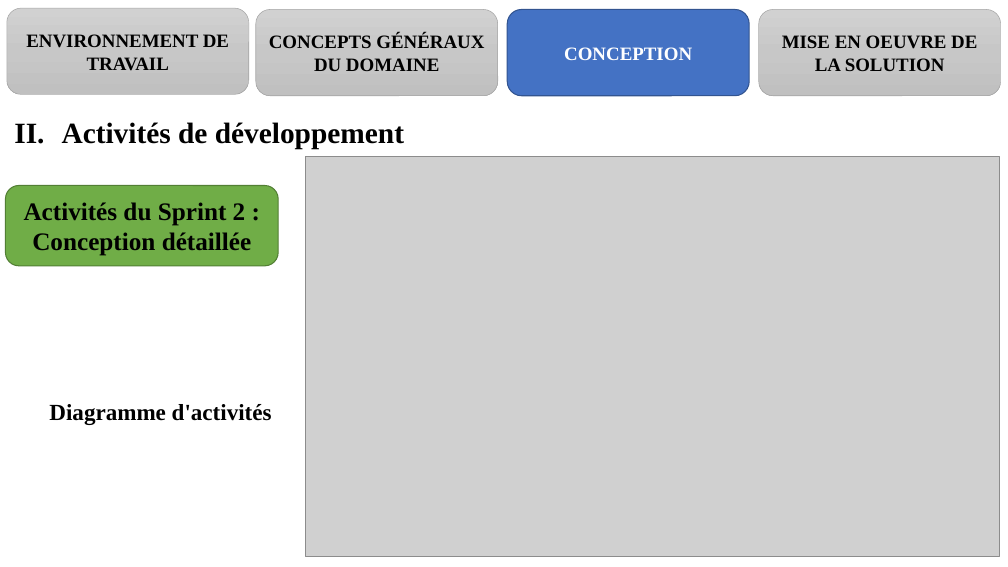
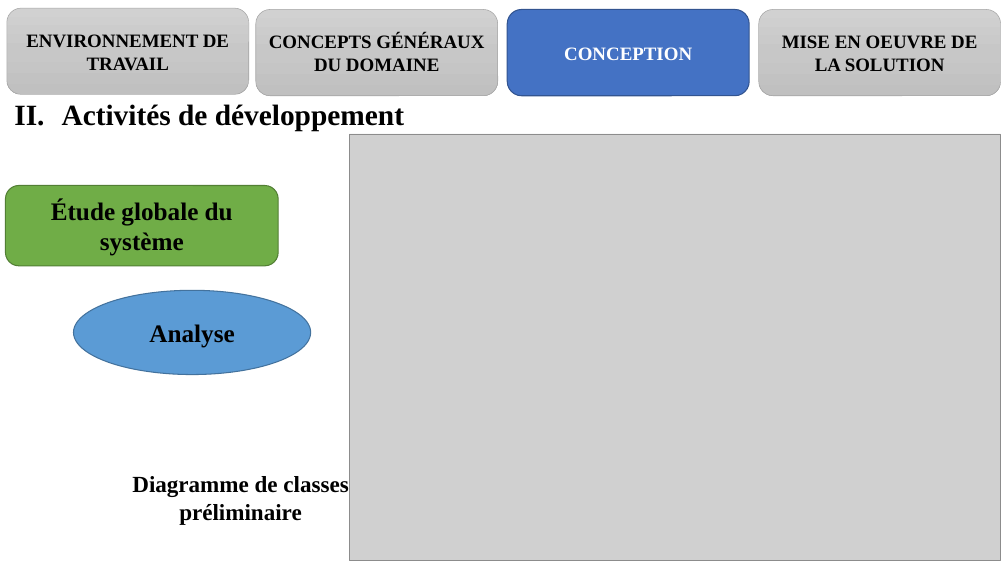
Before and after one commit to melaken/distdocs, a slide deck: slide 20 of Documents/theme/diapo.pptx (slide 22 before the commit). Drawn at 1008x567 pixels with LibreOffice and Linux fonts; fonts in the diff are those of the drawing; grey boxes stand for pictures. Boxes give left, top, right and bottom in pixels: in the first picture for what was removed or moved away, otherwise in the second. Text is boxed around its words. In the diff, an @@ line names an element or a change of style, - is before the commit and + after.

```diff
--- a/Documents/theme/diapo.pptx
+++ b/Documents/theme/diapo.pptx
@@ text "Activités de développement": place and size @@
-text "Activités de développement" at (62, 122, 404, 150)
+text "Activités de développement" at (62, 104, 404, 131)
@@ picture: place and size @@
-picture at (306, 157, 1000, 557)
+picture at (349, 134, 1000, 560)
@@ text in rounded rectangle at (51, 200, 233, 256): text changed @@
-Activités du Sprint 2 :
-Conception détaillée
+Étude globale du système
@@ ellipse added at (73, 290, 311, 374), fill #5B9BD5, outline #43739E 1 pt, 24 pt, text #000000, bold @@
+Analyse
@@ text at (132, 476, 348, 525): text changed @@
-Diagramme d'activités
+Diagramme de classes préliminaire
```
Also in this commit, not shown: 15 other slides changed, 2 slides removed, 6 other files.
